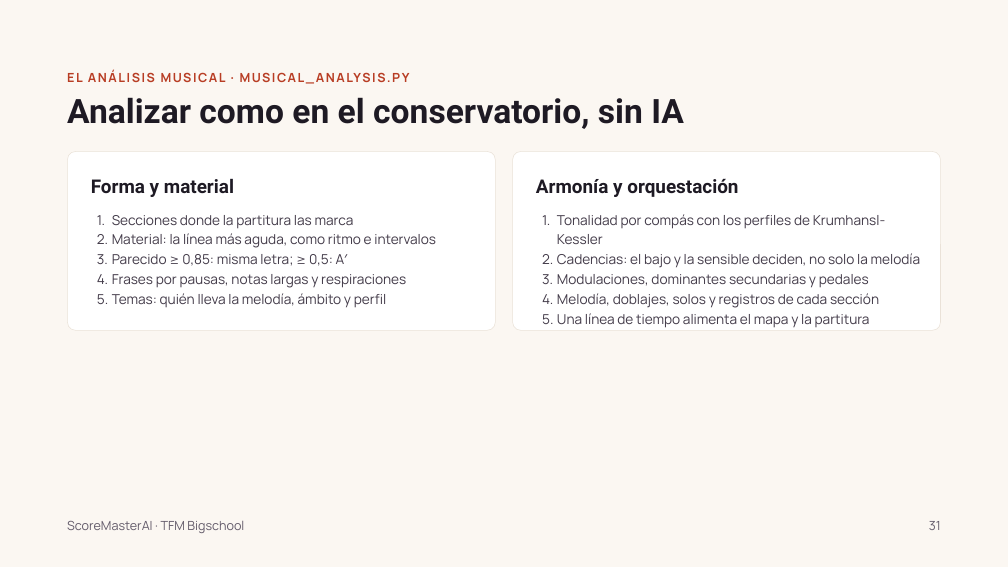
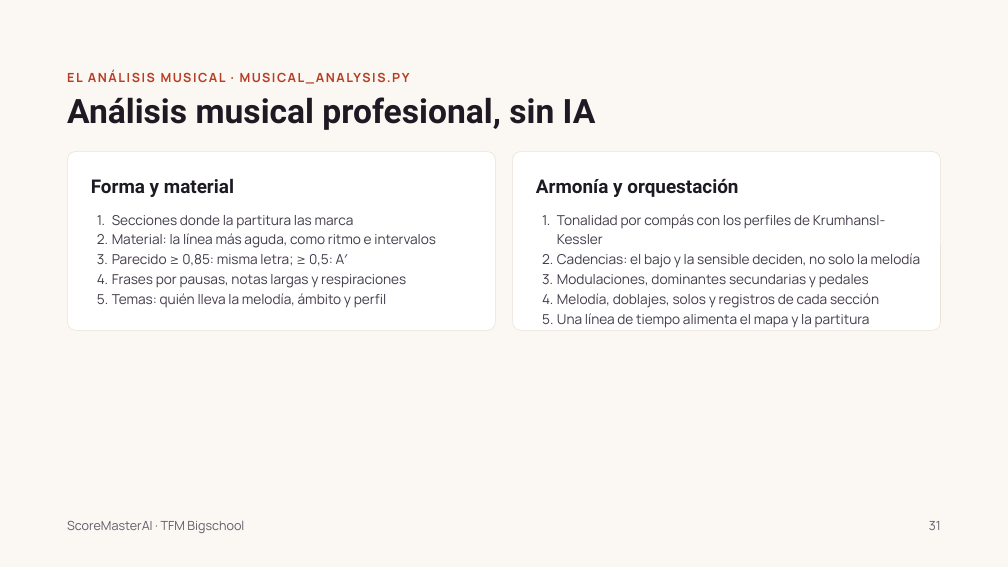
Before and after one commit to monicamorenogomez76/scoremaster-ai, a slide deck: slide 31 of docs/ScoreMasterAI · TFM.pptx. Drawn at 1008x567 pixels with LibreOffice and Linux fonts; fonts in the diff are those of the drawing. Boxes give left, top, right and bottom in pixels: in the first picture for what was removed or moved away, otherwise in the second. Text is boxed around its words. In the diff, an @@ line names an element or a change of style, - is before the commit and + after.

Commit message:
docs: el README y la presentación hablan de análisis musical profesional (#232)

```diff
--- a/docs/ScoreMasterAI · TFM.pptx
+++ b/docs/ScoreMasterAI · TFM.pptx
@@ title at [67,97,596,130]: text changed @@
-Analizar como en el conservatorio, sin IA
+Análisis musical profesional, sin IA
```
Also in this commit, not shown: 1 other file.
